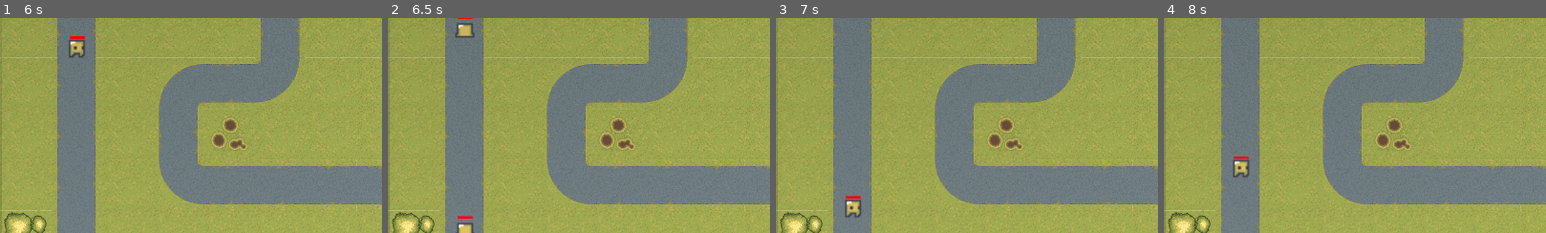
Above: before the commit, frames 1-4 (left to right).
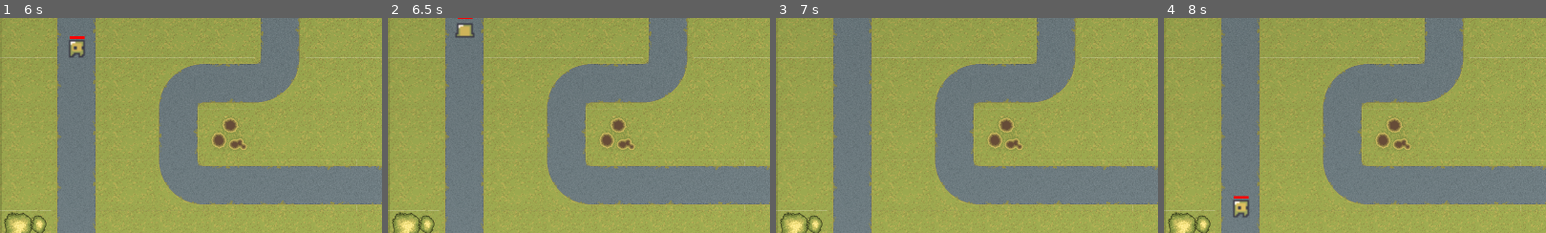
Above: after the commit, the same moments.

Repository: RoadJDK/TowerDefense
Game: Godot game, scene res://Scenes/Root.tscn
Two runs of this game, one before a commit and one after it. Both use one fixed random seed, a clock stepped at 60 frames per second and the inputs below.
Inputs (mouse positions are % of the whole screen's width and height, from its top left):
- Up to frame 1 (6 s): tap Enter at 0.5 s; move the mouse to (72, 45) at 0.52 s; click (72, 45) at 0.67 s; tap Space at 1.25 s; move the mouse to (30, 55) at 1.27 s; click (30, 55) at 1.42 s; move the mouse to (60, 28) at 2.02 s; click (60, 28) at 2.17 s; move the mouse to (45, 70) at 2.77 s; click (45, 70) at 2.92 s; move the mouse to (80, 65) at 3.52 s; click (80, 65) at 3.67 s; move the mouse to (20, 35) at 4.27 s; click (20, 35) at 4.42 s; move the mouse to (55, 50) at 5.02 s; click (55, 50) at 5.17 s; move the mouse to (35, 25) at 5.77 s; click (35, 25) at 5.92 s
- Up to frame 2 (6.5 s): no input
- Up to frame 3 (7 s): move the mouse to (72, 45) at 6.52 s; click (72, 45) at 6.67 s
- Up to frame 4 (8 s): move the mouse to (30, 55) at 7.27 s; click (30, 55) at 7.42 s
The pictures show only the part of the screen within x 0-50%, y 50-100%; the shares and areas given below are measured in that part.

Frame 1 is identical in both runs. In frame 2, 0.3% of the frame differs, in the area x 17-23%, y 92-100%; in frame 3, 0.4%; in frame 4, 0.8%, in the area x 18-23%, y 64-93%.

Commit message:
scrambled project

Diff:
--- a/Scenes/Entities/Turret.tscn
+++ b/Scenes/Entities/Turret.tscn
@@ -9,7 +9,7 @@
 [node name="Turret" type="AnimatedSprite" groups=["towers"]]
 scale = Vector2( 3, 3 )
 frames = ExtResource( 2 )
-playing = true
+frame = 2
 script = ExtResource( 1 )
 
 [node name="Area" type="Area2D" parent="."]
--- a/Scripts/Arrow.gd
+++ b/Scripts/Arrow.gd
@@ -11,5 +11,5 @@
 	if collision_info:
 		var enemy = collision_info.get_collider()
 		if enemy.is_in_group("enemies"):
-			enemy.take_damage(damage_amount)
+			#enemy.take_damage(damage_amount)
 			queue_free()
--- a/Scripts/Enemy.gd
+++ b/Scripts/Enemy.gd
@@ -2,6 +2,9 @@
 
 var max_health = 100
 var current_health = 100
+
+func scale_health_bar(health_percentage):
+	$Healthbar/Background/Bar.rect_scale.y = health_percentage
 
 func take_damage(damage):
 	current_health -= damage
@@ -14,4 +17,3 @@
 
 func update_health_bar():
 	var health_percentage = float(current_health) / float(max_health)
-	$Healthbar/Background/Bar.rect_scale.y = health_percentage
--- a/Scripts/Path.gd
+++ b/Scripts/Path.gd
@@ -2,9 +2,8 @@
 
 var timer = 0
 
-var spawnTime = randi() % 6 + 2
+var spawnTime = 6
 var spawnTimeDecayFactor = 0.8
-var minimumSpawnTime = 0.3
 
 var tank = preload("res://Scenes/Entities/Enemy.tscn")
 
@@ -16,5 +15,4 @@
 		add_child(newTank)
 		timer = 0
 
-		spawnTime = max(spawnTime * spawnTimeDecayFactor, minimumSpawnTime)
-		spawnTime += randf() * 0.5
+		spawnTime = spawnTime * spawnTimeDecayFactor
Binary file removed: Scenes/Entities/arrow.png
Not shown, removed: Scenes/Entities/arrow.png.import
